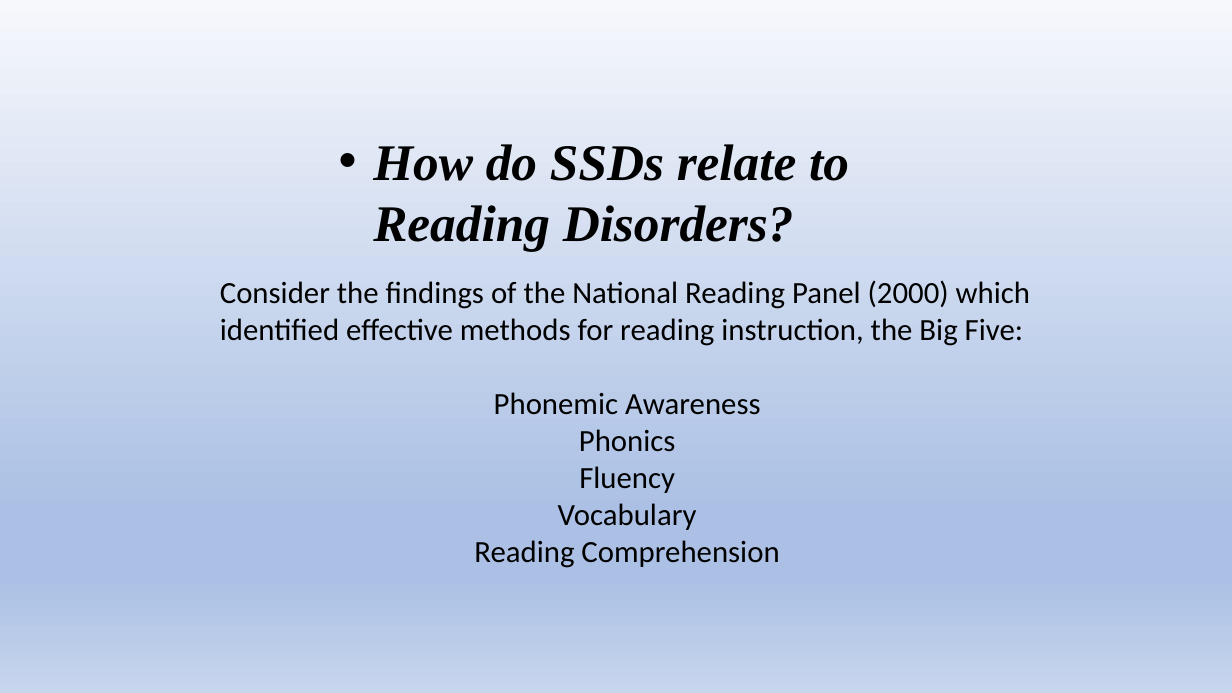
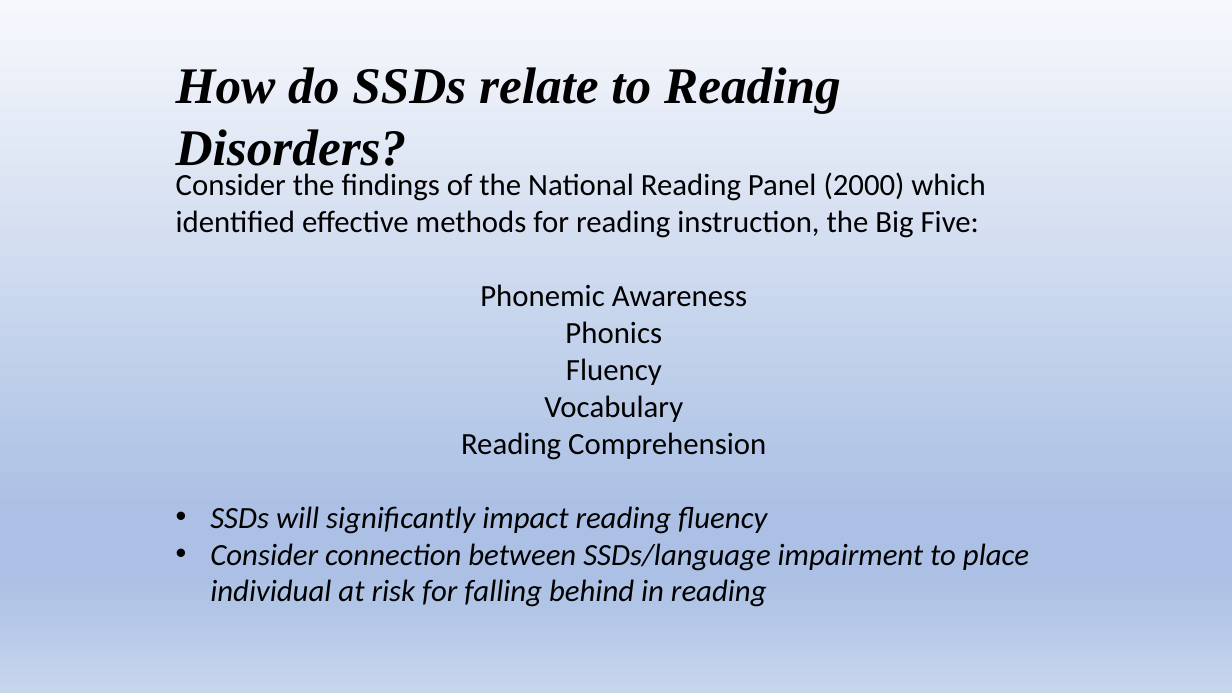
Before and after one commit to Jim-Wright90/cds431_sp22, a slide deck: slide 15 of slides/cds431_week2_1.pptx (slide 5 before the commit). Drawn at 1232x693 pixels with LibreOffice and Linux fonts; fonts in the diff are those of the drawing. Boxes give left, top, right and bottom in pixels: in the first picture for what was removed or moved away, otherwise in the second. Text is boxed around its words. In the diff, an @@ line names an element or a change of style, - is before the commit and + after.

```diff
--- a/slides/cds431_week2_1.pptx
+++ b/slides/cds431_week2_1.pptx
@@ text "How do SSDs relate to ...": place and size @@
-text "How do SSDs relate to ..." at <box>373,144,849,252</box>
+text "How do SSDs relate to ..." at <box>176,67,841,175</box>
@@ text "How do SSDs relate to ..." at <box>176,67,841,175</box>: bullet • to none @@
@@ text "Consider the findings of the ...": place and size @@
-text "Consider the findings of the ..." at <box>220,280,1030,568</box>
+text "Consider the findings of the ..." at <box>176,172,1029,607</box>
@@ text at <box>210,506,1029,607</box>: paragraphs added @@
+• SSDs will significantly impact reading fluency
+• Consider connection between SSDs/language impairment to place individual at risk for falling behind in reading
```
Also in this commit, not shown: 12 other slides changed, 1 slide added, 8 slides removed, 1 other file.
